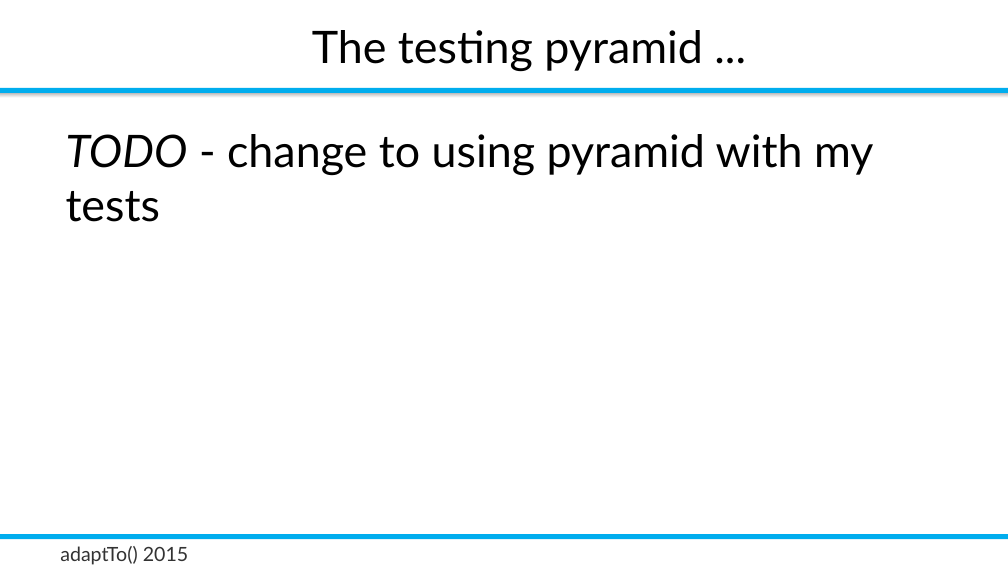
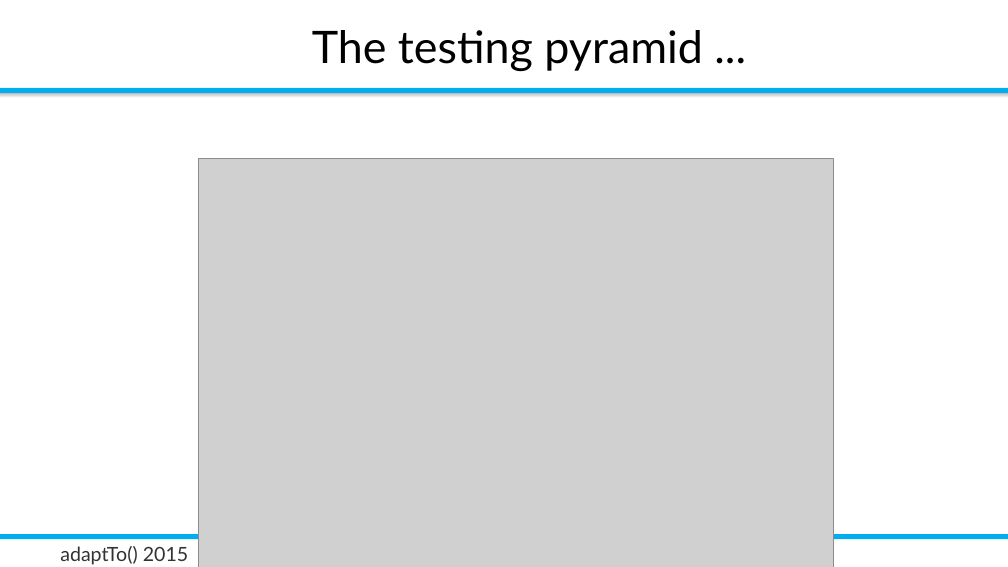
Before and after one commit to rombert/talks, a slide deck: slide 11 of adaptTo2015/How_Do_I_Test_My_Sling_Application-Robert_Munteanu.odp. Drawn at 1008x567 pixels with LibreOffice and Linux fonts; fonts in the diff are those of the drawing; grey boxes stand for pictures; background and template pictures are left out. Boxes give left, top, right and bottom in pixels: in the first picture for what was removed or moved away, otherwise in the second. Text is boxed around its words. In the diff, an @@ line names an element or a change of style, - is before the commit and + after.

```diff
--- a/adaptTo2015/How_Do_I_Test_My_Sling_Application-Robert_Munteanu.odp
+++ b/adaptTo2015/How_Do_I_Test_My_Sling_Application-Robert_Munteanu.odp
@@ text removed at [66,134,873,222] @@
-TODO - change to using pyramid with my tests
@@ picture added at [199,158,834,567] @@
```
Also in this commit, not shown: 19 other slides changed, 2 other files.
